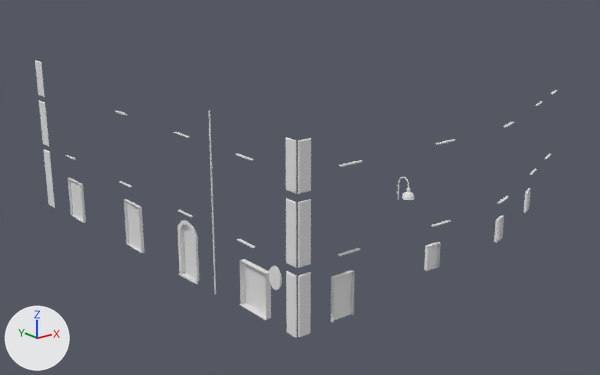
The FBX model Assets/Models/Maps/Sardinia/Building.fbx: old version first, new version second.
Both versions are drawn from a 50 mm camera at (-33.4, 43.7, 9.8) aimed at (-1.1, 84.1, -6.4). Arrows for +X, +Y and +Z are at lower left; the lights stay in place. Where no turn or scale is listed for an object, it has been applied to the vertices.

The first picture shows 'Building8b'.
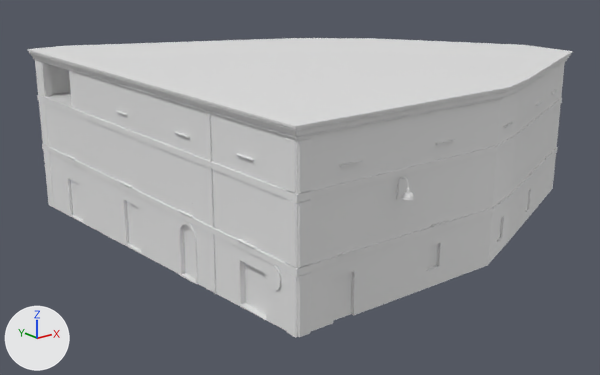
Location of each change, (x1, y1, x2, y2) in pixels of the pictures (600 x 375 px; the box of a moved part takes in the faces that stretch with it):
'Building8a', shown
    after: (27, 38, 573, 337)
'Building8b', reshaped
    before: (35, 60, 558, 337)
    after: (35, 61, 558, 337)
part 1 of me_building8b, moved or reshaped
    before: (66, 90, 557, 256)
    after: (64, 68, 557, 256)

Patch to the scene script:
```diff
--- a/Assets/Models/Maps/Sardinia/Building.fbx.py
+++ b/Assets/Models/Maps/Sardinia/Building.fbx.py
@@ me_building8b @@
 # used by ob_building8b; location = (0.0, 0.0, 0.0)
-me_building8b.from_pydata(...)  # 782 vertices, 570 faces; spans x -12.6..12.4, y 69.1..98.2, z -8.9..1.5
+me_building8b.from_pydata(...)  # 816 vertices, 587 faces; spans x -12.6..12.4, y 69.1..98.2, z -8.9..1.5
+# me_building8b part 1
+# 105 faces are deleted
+# 18 new vertices lie (0.0, 0.0, 2.5) away from vertices in x -12.4..12.4, y 70.1..94.2, z -4.4
+# 16 new vertices lie (0.0, 0.0, 1.5) away from vertices in x -12.4..12.4, y 70.1..86.6, z -0.2
+# 122 new faces join them
@@ ob_building8a @@
 ob_building8a.location = (0.0, 0.0, 0.0)
-ob_building8a.hide_viewport = True
```
